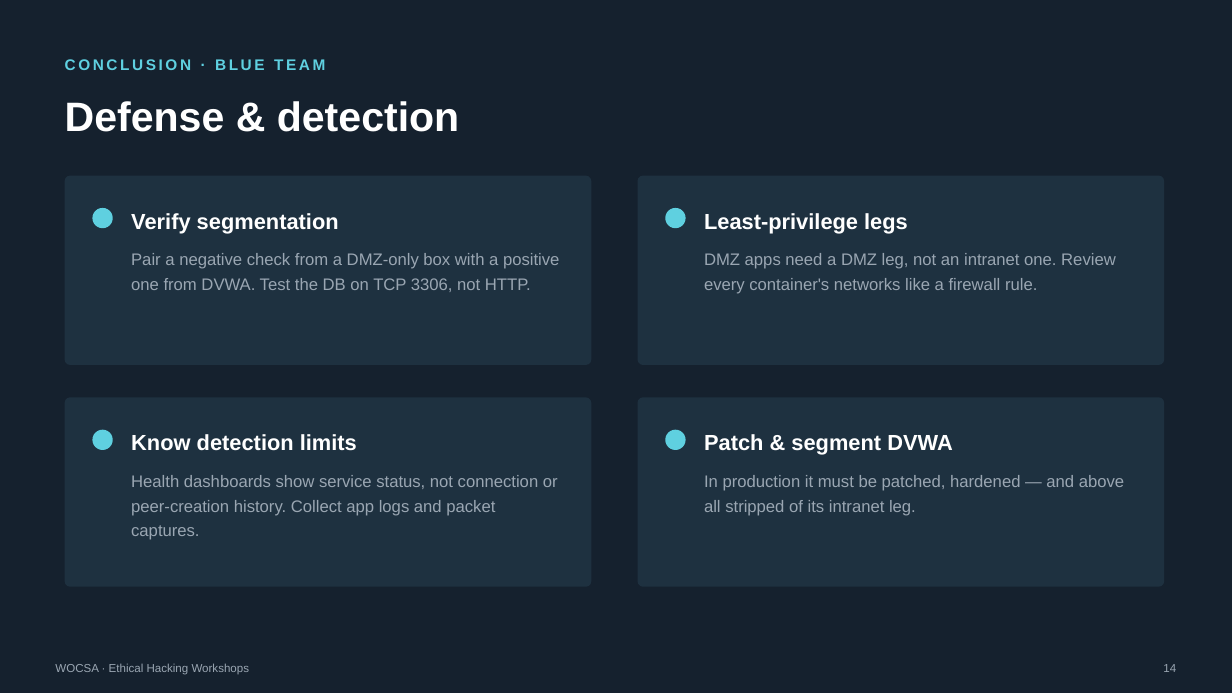
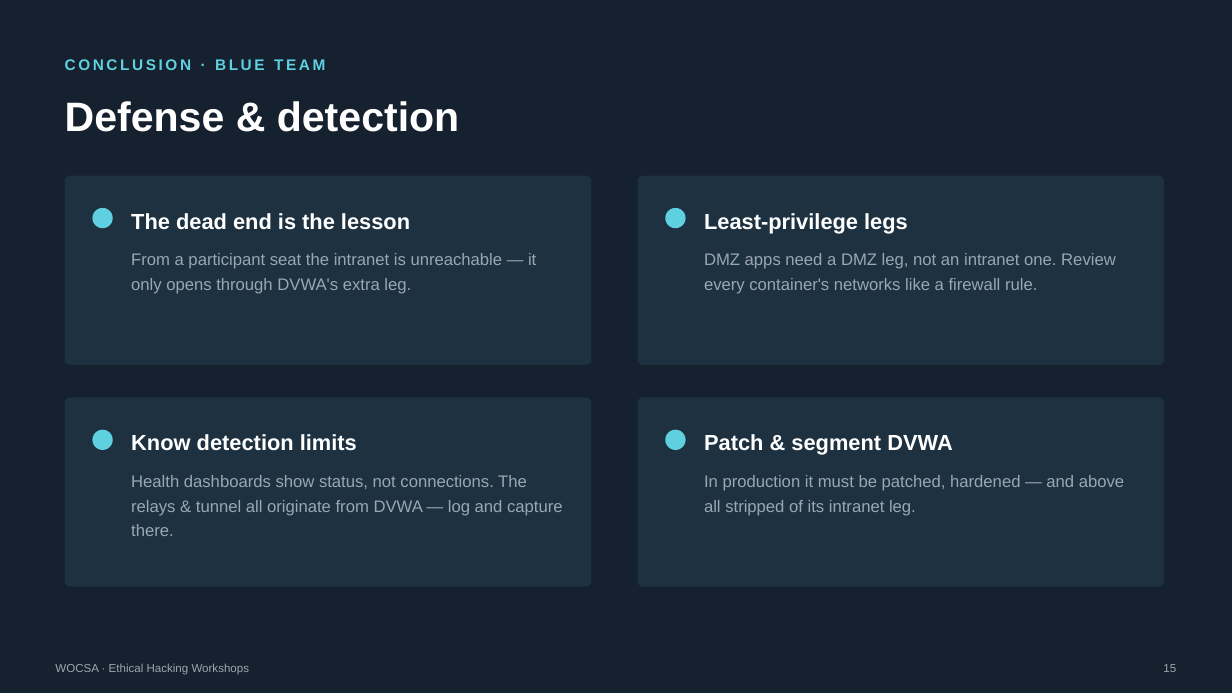
Before and after one commit to wocsa/WOCSA_Ethical_Hacking_Workshop, a slide deck: slide 15 of Network/Pivoting/WOCSA-Diapo_Pivoting_Lateral_Movement.pptx (slide 14 before the commit). Drawn at 1232x693 pixels with LibreOffice and Linux fonts; fonts in the diff are those of the drawing. Boxes give left, top, right and bottom in pixels: in the first picture for what was removed or moved away, otherwise in the second. Text is boxed around its words. In the diff, an @@ line names an element or a change of style, - is before the commit and + after.

```diff
--- a/Network/Pivoting/WOCSA-Diapo_Pivoting_Lateral_Movement.pptx
+++ b/Network/Pivoting/WOCSA-Diapo_Pivoting_Lateral_Movement.pptx
@@ text at [131, 213, 410, 230]: text changed @@
-Verify segmentation
+The dead end is the lesson
@@ text at [131, 253, 536, 294]: text changed @@
-Pair a negative check from a DMZ-only box with a positive one from DVWA. Test the DB on TCP 3306, not HTTP.
+From a participant seat the intranet is unreachable — it only opens through DVWA's extra leg.
@@ text at [131, 475, 563, 536]: text changed @@
-Health dashboards show service status, not connection or peer-creation history. Collect app logs and packet captures.
+Health dashboards show status, not connections. The relays & tunnel all originate from DVWA — log and capture there.
@@ text at [1163, 664, 1176, 672]: text changed @@
-14
+15
```
Also in this commit, not shown: 10 other slides changed, 4 slides added, 3 slides removed.
